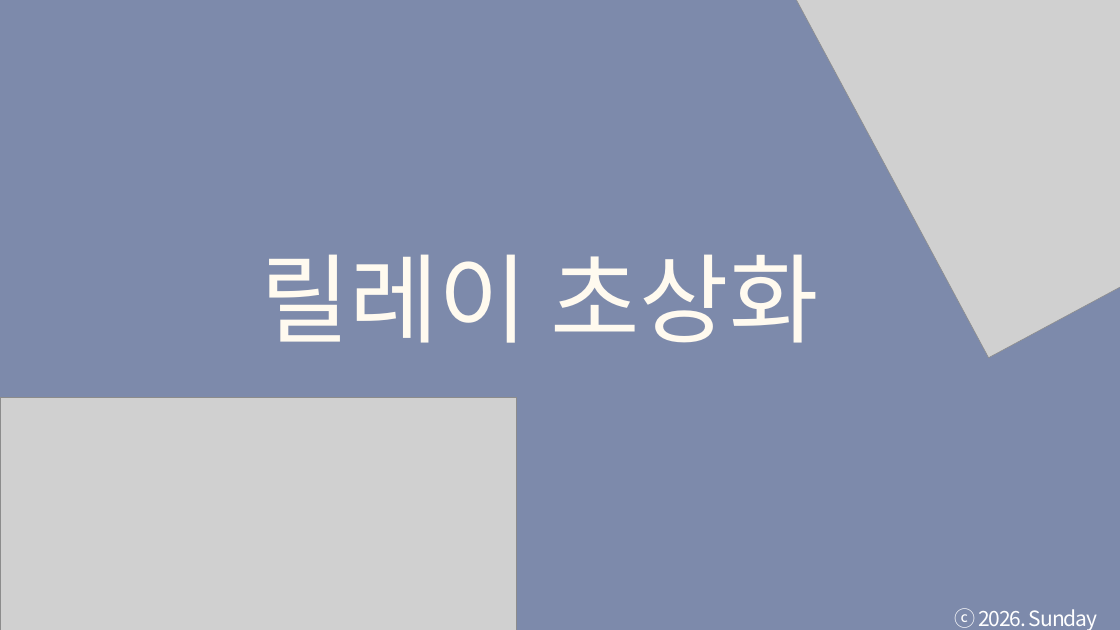
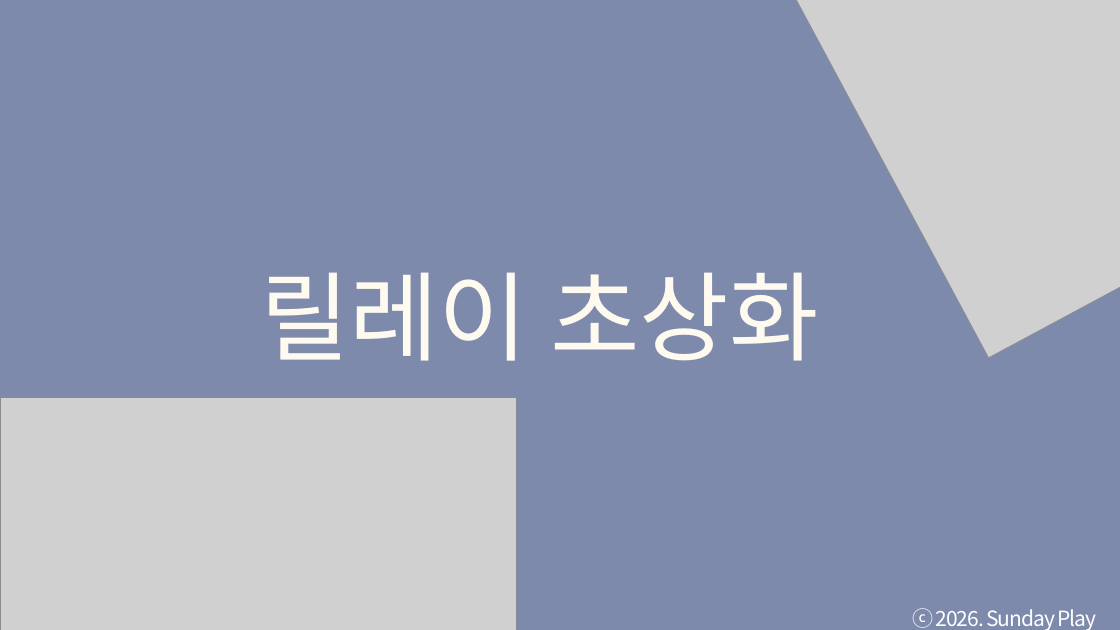
Before and after one commit to tkdgns25300/sunday_play, a slide deck: slide 4 of public/downloads/games/relay-portrait/rules.pptx. Drawn at 1120x630 pixels with LibreOffice and Linux fonts; fonts in the diff are those of the drawing; grey boxes stand for pictures. Boxes give left, top, right and bottom in pixels: in the first picture for what was removed or moved away, otherwise in the second. Text is boxed around its words. In the diff, an @@ line names an element or a change of style, - is before the commit and + after.

```diff
--- a/public/downloads/games/relay-portrait/rules.pptx
+++ b/public/downloads/games/relay-portrait/rules.pptx
@@ text "릴레이 초상화": place and size @@
-text "릴레이 초상화" at (260, 254, 818, 343)
+text "릴레이 초상화" at (260, 272, 818, 361)
@@ text "릴레이 초상화" at (260, 272, 818, 361): font Arial to Noto Sans CJK KR @@
@@ text "ⓒ 2026. Sunday Play" rewrapped from (955, 608, 1098, 630) to (912, 608, 1097, 630) @@
```
Also in this commit, not shown: 14 other slides changed, 3 other files.
